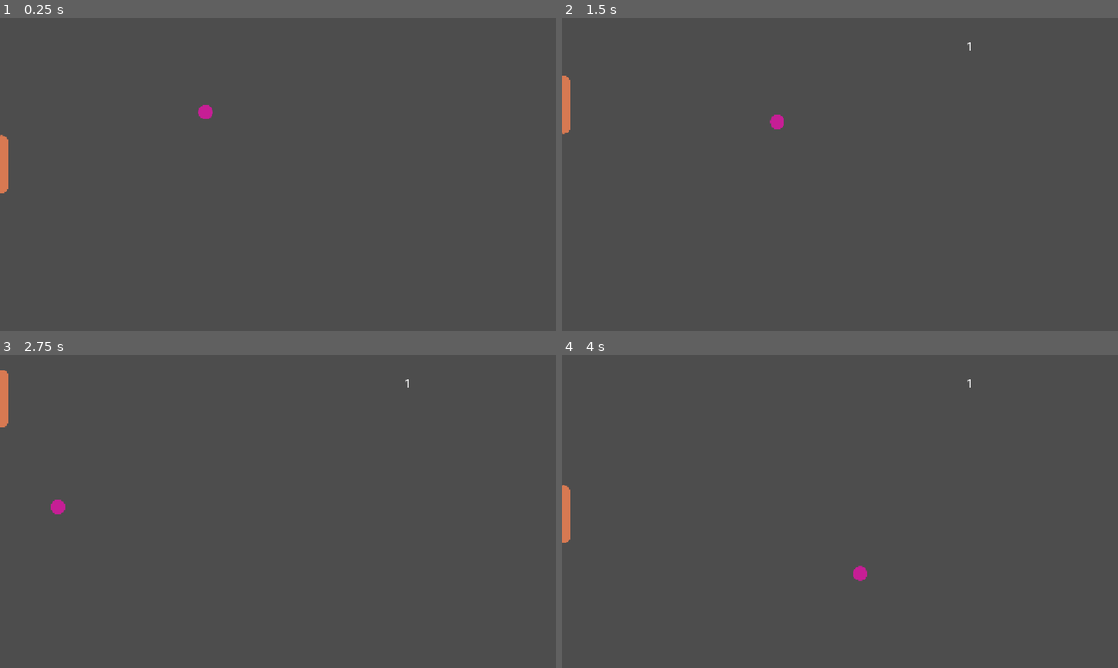
Above: before the commit, frames 1-4 (two rows, left to right).
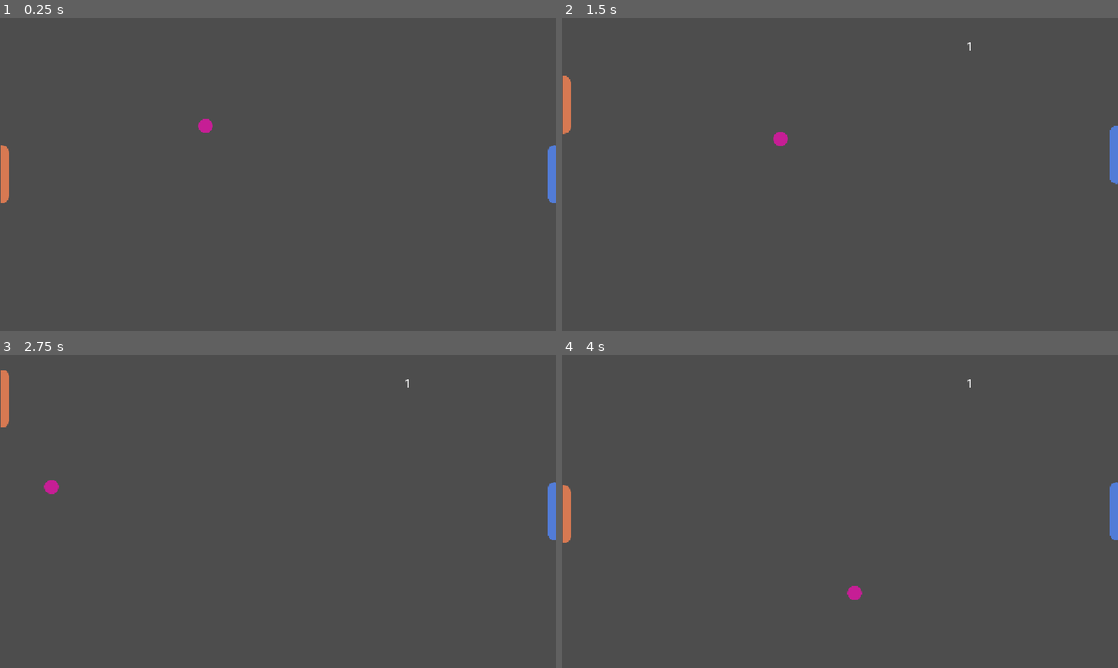
Above: after the commit, the same moments.

Repository: handup/pingalexpongavel
Game: Godot game, scene res://scenes/game.tscn
Two runs of this game, one before a commit and one after it. Both use one fixed random seed, a clock stepped at 60 frames per second and the inputs below.
Inputs:
- Up to frame 1 (0.25 s): no input
- Up to frame 2 (1.5 s): hold Up (ui_up) 0.53-1.28 s; tap S (player2_down, bound only after the commit) at 0.6 s; tap W (player2_up, bound only after the commit) at 0.8, 1.35 s; hold Down (ui_down) from 1.28 s (still down)
- Up to frame 3 (2.75 s): tap S (player2_down, bound only after the commit) at 1.55, 2.1 s; release Down (ui_down) at 2.03 s; hold Up (ui_up) from 2.03 s (still down); tap W (player2_up, bound only after the commit) at 2.3 s
- Up to frame 4 (4 s): tap W (player2_up, bound only after the commit) at 2.85, 3.8 s; tap S (player2_down, bound only after the commit) at 3.05, 3.6 s; release Up (ui_up) at 3.53 s; hold Down (ui_down) from 3.53 s (still down)

The runs differ from the first frame. In frame 1, 0.6% of the frame differs, in the area x 0-100%, y 27-60%; in frame 2, 0.5%; in frame 3, 0.5%; in frame 4, 0.5%.

Commit message:
center player and ball, add player2 with separate controls

Diff:
--- /dev/null
+++ b/opponent.tscn
@@ -0,0 +1,15 @@
+[gd_scene format=3 uid="uid://cnd2oaffpd7ak"]
+
+[ext_resource type="Texture2D" uid="uid://1ns4dlqvqq6m" path="res://assets/Computer.png" id="1_amo4f"]
+
+[sub_resource type="RectangleShape2D" id="RectangleShape2D_4miue"]
+size = Vector2(17, 120)
+
+[node name="Player2" type="CharacterBody2D" unique_id=617299018]
+
+[node name="Sprite2D" type="Sprite2D" parent="." unique_id=1304594238]
+texture = ExtResource("1_amo4f")
+
+[node name="CollisionShape2D" type="CollisionShape2D" parent="." unique_id=1156032015]
+position = Vector2(0.5, 0)
+shape = SubResource("RectangleShape2D_4miue")
--- a/project.godot
+++ b/project.godot
@@ -20,6 +20,19 @@
 window/stretch/mode="canvas_items"
 window/stretch/aspect="expand"
 
+[input]
+
+player2_up={
+"deadzone": 0.2,
+"events": [Object(InputEventKey,"resource_local_to_scene":false,"resource_name":"","device":-1,"window_id":0,"alt_pressed":false,"shift_pressed":false,"ctrl_pressed":false,"meta_pressed":false,"pressed":false,"keycode":0,"physical_keycode":87,"key_label":0,"unicode":119,"location":0,"echo":false,"script":null)
+]
+}
+player2_down={
+"deadzone": 0.2,
+"events": [Object(InputEventKey,"resource_local_to_scene":false,"resource_name":"","device":-1,"window_id":0,"alt_pressed":false,"shift_pressed":false,"ctrl_pressed":false,"meta_pressed":false,"pressed":false,"keycode":0,"physical_keycode":83,"key_label":0,"unicode":115,"location":0,"echo":false,"script":null)
+]
+}
+
 [physics]
 
 3d/physics_engine="Jolt Physics"
--- a/scenes/ball.gd
+++ b/scenes/ball.gd
@@ -1,7 +1,7 @@
 extends CharacterBody2D
 
 func respawn():
-	position = Vector2(526.0, 295.0)
+	position = Vector2(526.0, 323.5)
 	velocity.y = -1 * 400
 	velocity.x = -1 * 400
 	pass
--- a/scenes/game.tscn
+++ b/scenes/game.tscn
@@ -4,16 +4,17 @@
 [ext_resource type="PackedScene" uid="uid://q307vfwr0g8a" path="res://scenes/arena.tscn" id="2_lnu2h"]
 [ext_resource type="PackedScene" uid="uid://bhu5yr56gsy0f" path="res://scenes/Ball.tscn" id="3_lbhrr"]
 [ext_resource type="Script" uid="uid://dtmwygvya045t" path="res://scenes/arbitru'.gd" id="4_lbhrr"]
+[ext_resource type="PackedScene" uid="uid://t3dg106v41h" path="res://scenes/player2.tscn" id="5_iywne"]
 
 [node name="Game" type="Node2D" unique_id=1186145034]
 
 [node name="Player" parent="." unique_id=1085302709 instance=ExtResource("1_uwrxv")]
-position = Vector2(8, 303)
+position = Vector2(9, 323.5)
 
 [node name="Arena" parent="." unique_id=1076363587 instance=ExtResource("2_lnu2h")]
 
 [node name="Ball_Rigid" parent="." unique_id=1392445141 instance=ExtResource("3_lbhrr")]
-position = Vector2(526, 295)
+position = Vector2(526, 323.5)
 
 [node name="Arbitru\'" type="Node2D" parent="." unique_id=2086508367]
 unique_name_in_owner = true
@@ -32,3 +33,6 @@
 offset_right = 1056.0
 offset_bottom = 122.0
 theme_override_font_sizes/font_size = 30
+
+[node name="Player2" parent="." unique_id=787477257 instance=ExtResource("5_iywne")]
+position = Vector2(1142, 323.5)
--- a/scenes/opponent.tscn
+++ /dev/null
@@ -1,20 +0,0 @@
-[gd_scene format=3 uid="uid://6j771ytmxwso"]
-
-[ext_resource type="Script" uid="uid://b07exxq0c11gl" path="res://scenes/character_body_2d.gd" id="1_ha0xr"]
-[ext_resource type="Texture2D" uid="uid://1ns4dlqvqq6m" path="res://assets/Computer.png" id="2_ha0xr"]
-
-[sub_resource type="RectangleShape2D" id="RectangleShape2D_4miue"]
-size = Vector2(17, 119.5)
-
-[node name="Player" type="Node2D" unique_id=1085302709]
-
-[node name="CharacterBody2D" type="CharacterBody2D" parent="." unique_id=681391269]
-script = ExtResource("1_ha0xr")
-
-[node name="Sprite2D" type="Sprite2D" parent="CharacterBody2D" unique_id=726938356]
-position = Vector2(1, 0)
-texture = ExtResource("2_ha0xr")
-
-[node name="CollisionShape2D" type="CollisionShape2D" parent="CharacterBody2D" unique_id=2037549564]
-position = Vector2(1.5, -0.25)
-shape = SubResource("RectangleShape2D_4miue")
--- a/scenes/player.tscn
+++ b/scenes/player.tscn
@@ -1,10 +1,10 @@
 [gd_scene format=3 uid="uid://cutgqno2h0ng3"]
 
-[ext_resource type="Script" uid="uid://b07exxq0c11gl" path="res://scenes/character_body_2d.gd" id="1_g2els"]
+[ext_resource type="Script" uid="uid://b07exxq0c11gl" path="res://scenes/player.gd" id="1_g2els"]
 [ext_resource type="Texture2D" uid="uid://14g4wm50psln" path="res://assets/Player.png" id="1_wtcfe"]
 
 [sub_resource type="RectangleShape2D" id="RectangleShape2D_4miue"]
-size = Vector2(17, 119.5)
+size = Vector2(16, 119.5)
 
 [node name="Player" type="Node2D" unique_id=1085302709]
 
@@ -16,5 +16,5 @@
 texture = ExtResource("1_wtcfe")
 
 [node name="CollisionShape2D" type="CollisionShape2D" parent="CharacterBody2D" unique_id=2037549564]
-position = Vector2(1.5, -0.25)
+position = Vector2(1, -0.25)
 shape = SubResource("RectangleShape2D_4miue")
--- /dev/null
+++ b/scenes/player2.tscn
@@ -0,0 +1,18 @@
+[gd_scene format=3 uid="uid://t3dg106v41h"]
+
+[ext_resource type="Script" uid="uid://c6gb7uhtq2wte" path="res://scenes/player_2.gd" id="1_c08b3"]
+[ext_resource type="Texture2D" uid="uid://1ns4dlqvqq6m" path="res://assets/Computer.png" id="2_dn4c7"]
+
+[sub_resource type="RectangleShape2D" id="RectangleShape2D_4miue"]
+size = Vector2(17, 119.5)
+
+[node name="Player2" type="CharacterBody2D" unique_id=787477257]
+script = ExtResource("1_c08b3")
+
+[node name="Sprite2D" type="Sprite2D" parent="." unique_id=171978908]
+position = Vector2(1, 0)
+texture = ExtResource("2_dn4c7")
+
+[node name="CollisionShape2D" type="CollisionShape2D" parent="." unique_id=583263711]
+position = Vector2(1.5, -0.25)
+shape = SubResource("RectangleShape2D_4miue")
--- /dev/null
+++ b/scenes/player_2.gd
@@ -0,0 +1,14 @@
+extends CharacterBody2D
+
+
+const SPEED = 600.0
+
+
+func _physics_process(delta: float) -> void:
+	var direction := Input.get_axis("player2_up", "player2_down")
+	if direction:
+		velocity.y = direction * SPEED
+	else:
+		velocity.y = move_toward(velocity.y, 0, SPEED)
+
+	move_and_slide()
Renamed: scenes/character_body_2d.gd -> scenes/player.gd
Renamed: scenes/character_body_2d.gd.uid -> scenes/player.gd.uid
Not shown, added: scenes/player_2.gd.uid
